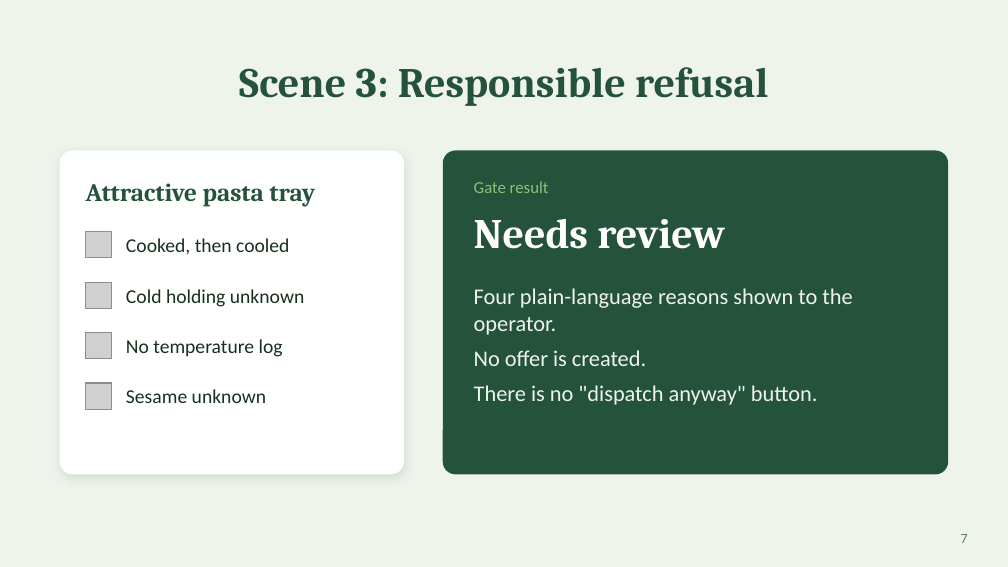
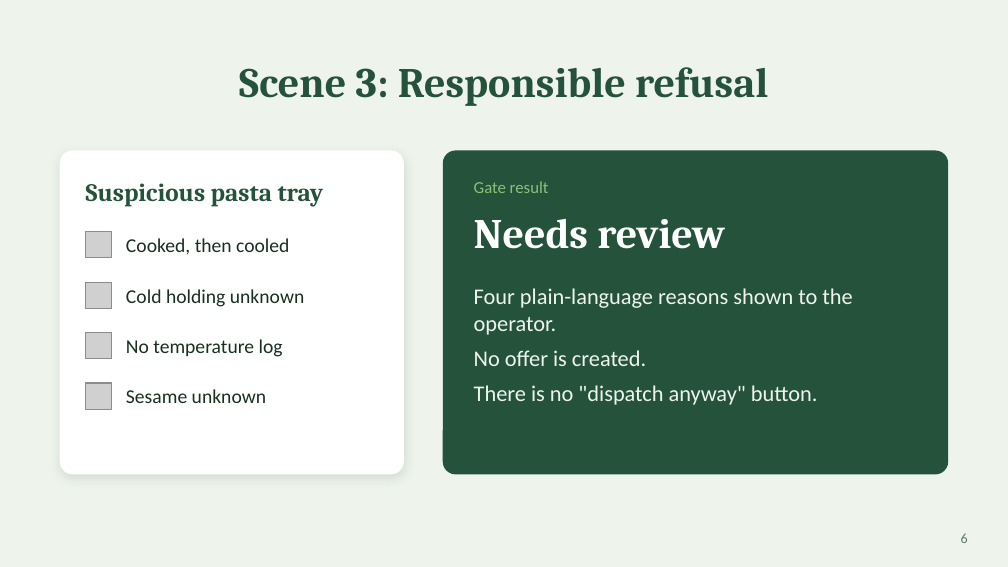
Before and after one commit to Aieda1l/annona, a slide deck: slide 6 of docs/demo/annona-demo.pptx (slide 7 before the commit). Drawn at 1008x567 pixels with LibreOffice and Linux fonts; fonts in the diff are those of the drawing; grey boxes stand for pictures. Boxes give left, top, right and bottom in pixels: in the first picture for what was removed or moved away, otherwise in the second. Text is boxed around its words. In the diff, an @@ line names an element or a change of style, - is before the commit and + after.

```diff
--- a/docs/demo/annona-demo.pptx
+++ b/docs/demo/annona-demo.pptx
@@ text at bbox=[86, 183, 324, 207]: text changed @@
-Attractive pasta tray
+Suspicious pasta tray
@@ page number at bbox=[961, 533, 968, 543]: text changed @@
-7
+6
```
Also in this commit, not shown: 2 other slides changed, 1 slide removed, 1 other file.
